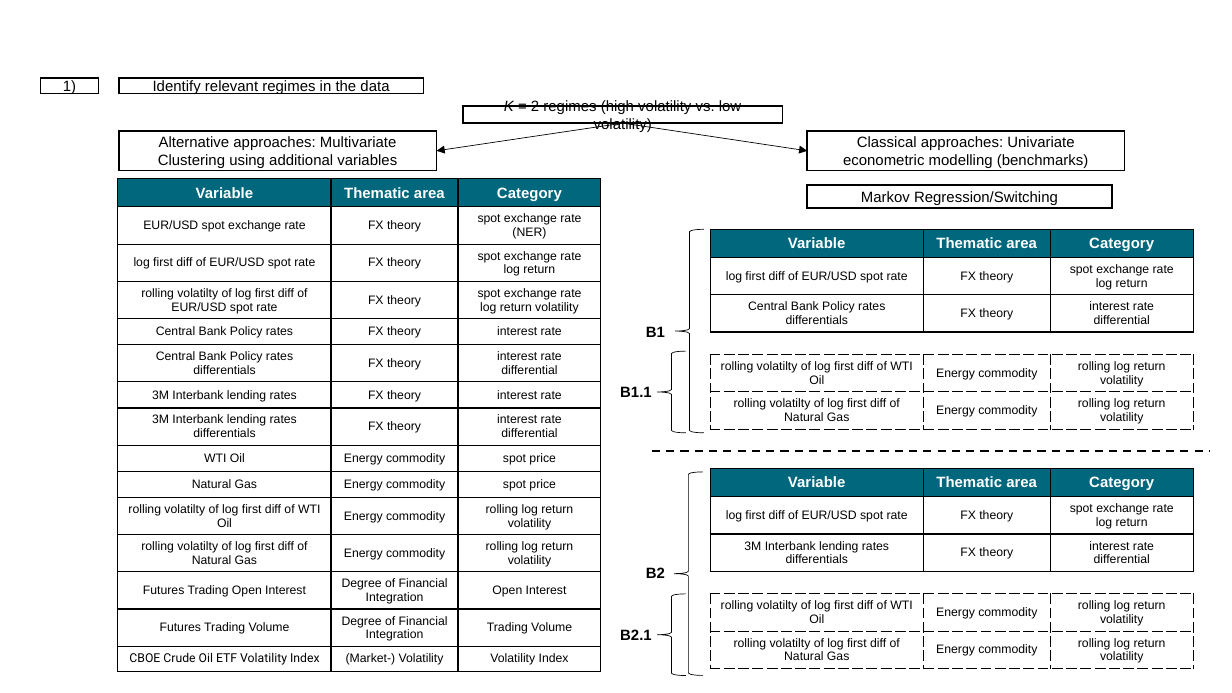
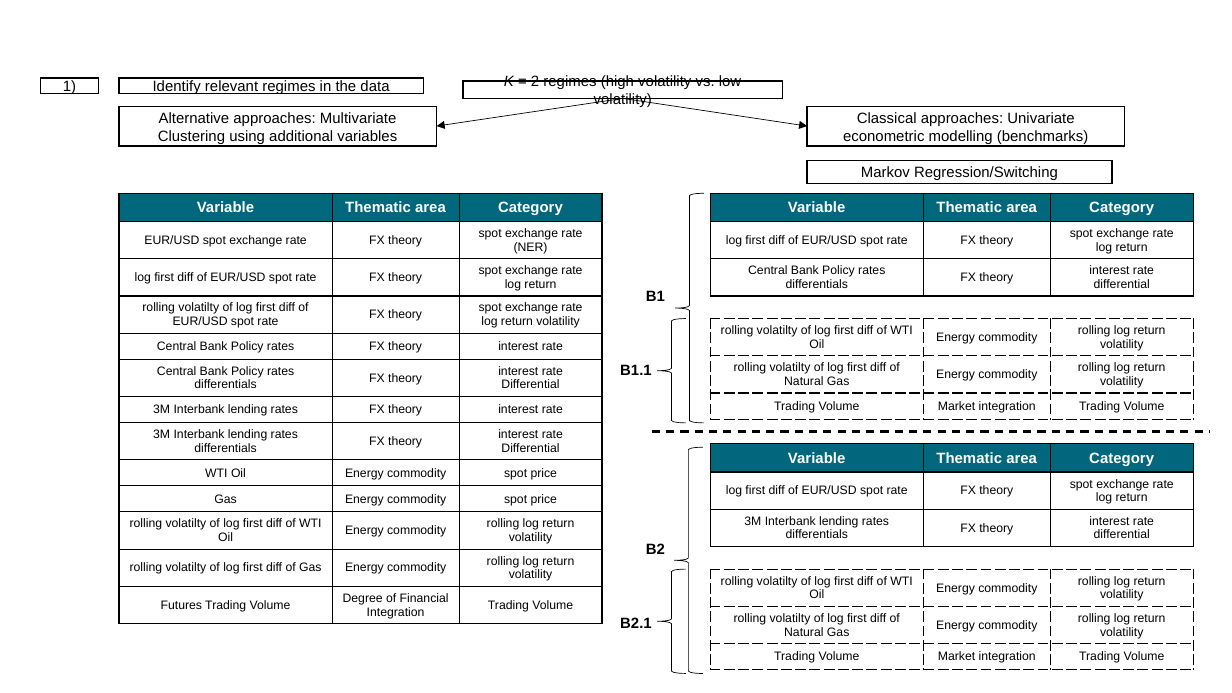
Before and after one commit to RobertHennings/Seminar, a slide deck: slide 10 of reports/presentation_pptx_version/PPTX_WiSo_Template.pptx. Drawn at 1232x693 pixels with LibreOffice and Linux fonts; fonts in the diff are those of the drawing; background and template pictures are left out. Boxes give left, top, right and bottom in pixels: in the first picture for what was removed or moved away, otherwise in the second. Text is boxed around its words. In the diff, an @@ line names an element or a change of style, - is before the commit and + after.

```diff
--- a/reports/presentation_pptx_version/PPTX_WiSo_Template.pptx
+++ b/reports/presentation_pptx_version/PPTX_WiSo_Template.pptx
@@ 4 rectangles, 2 arrows, 1 table, 1 text: place and size @@
-4 rectangles, 2 arrows, 1 table, 1 text at <box>119,106,1193,578</box>
+4 rectangles, 2 arrows, 1 table, 1 text at <box>119,81,1193,554</box>
@@ table at <box>119,194,602,639</box> @@
-row 6, column 3: interest rate / differential
+row 6, column 3: interest rate / Differential
-row 8, column 3: interest rate / differential
+row 8, column 3: interest rate / Differential
-row 10, column 1: Natural Gas
+row 10, column 1: Gas
-row 12: rolling volatilty of log first diff of Natural Gas | Energy commodity | rolling log return volatility
-row 13: Futures Trading Open Interest | Degree of Financial Integration | Open Interest
+row 12: rolling volatilty of log first diff of Gas | Energy commodity | rolling log return volatility
-row 15: CBOE Crude Oil ETF Volatility Index | (Market-) Volatility | Volatility Index
@@ table: place and size @@
-table at <box>118,179,601,688</box>
+table at <box>119,194,602,639</box>
@@ left brace: place and size @@
-left brace at <box>675,230,703,433</box>
+left brace at <box>675,194,703,423</box>
@@ table: place and size @@
-table at <box>710,230,1193,336</box>
+table at <box>710,194,1193,300</box>
@@ text "B1": place and size @@
-text "B1" at <box>646,326,665,337</box>
+text "B1" at <box>646,290,665,301</box>
@@ left brace: place and size @@
-left brace at <box>657,351,685,433</box>
+left brace at <box>657,319,685,423</box>
@@ table at <box>710,319,1193,423</box> @@
+row 3: Trading Volume | Market integration | Trading Volume
@@ table: place and size @@
-table at <box>710,355,1193,433</box>
+table at <box>710,319,1193,423</box>
@@ text "B1.1": place and size @@
-text "B1.1" at <box>620,386,652,397</box>
+text "B1.1" at <box>620,364,652,375</box>
@@ line moved from (652, 451) - (1210, 451) to (652, 431) - (1210, 431) @@
@@ left brace: place and size @@
-left brace at <box>674,472,702,676</box>
+left brace at <box>674,447,702,673</box>
@@ left brace: place and size @@
-left brace at <box>657,594,685,676</box>
+left brace at <box>657,569,685,674</box>
@@ table at <box>710,569,1193,674</box> @@
+row 3: Trading Volume | Market integration | Trading Volume
@@ table: place and size @@
-table at <box>710,594,1193,672</box>
+table at <box>710,569,1193,674</box>
@@ text "B2.1": place and size @@
-text "B2.1" at <box>620,629,652,640</box>
+text "B2.1" at <box>620,617,652,628</box>
```
Also in this commit, not shown: 4 other slides changed, 19 other files.
